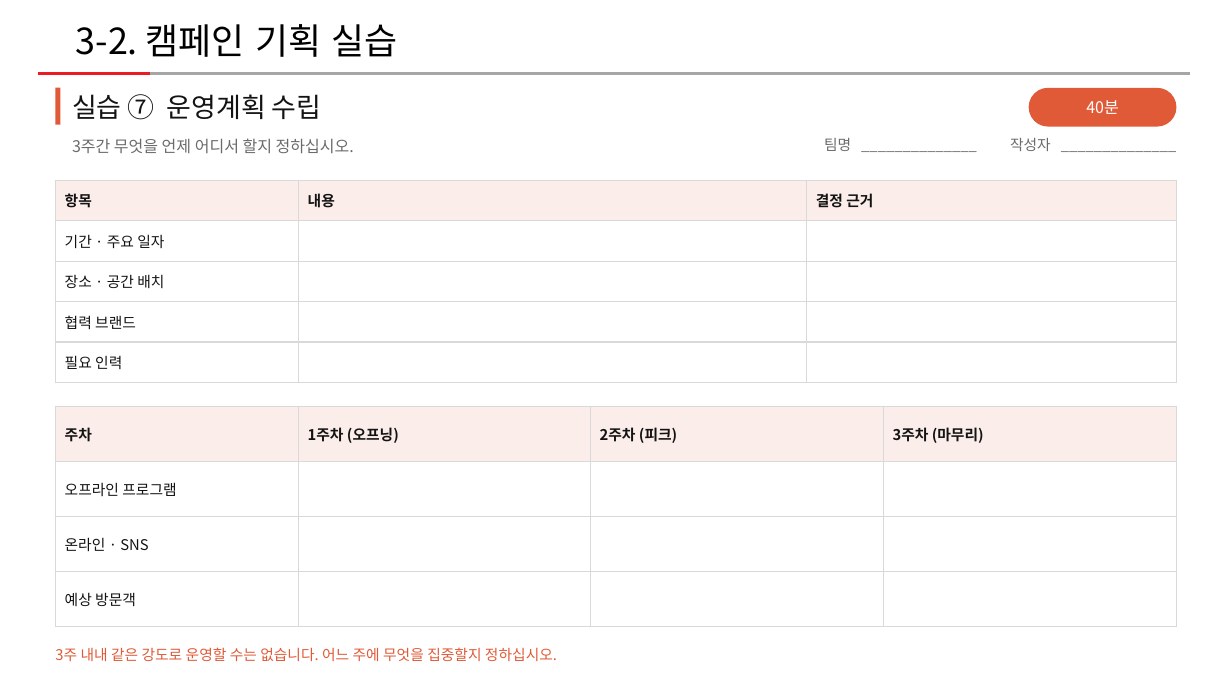
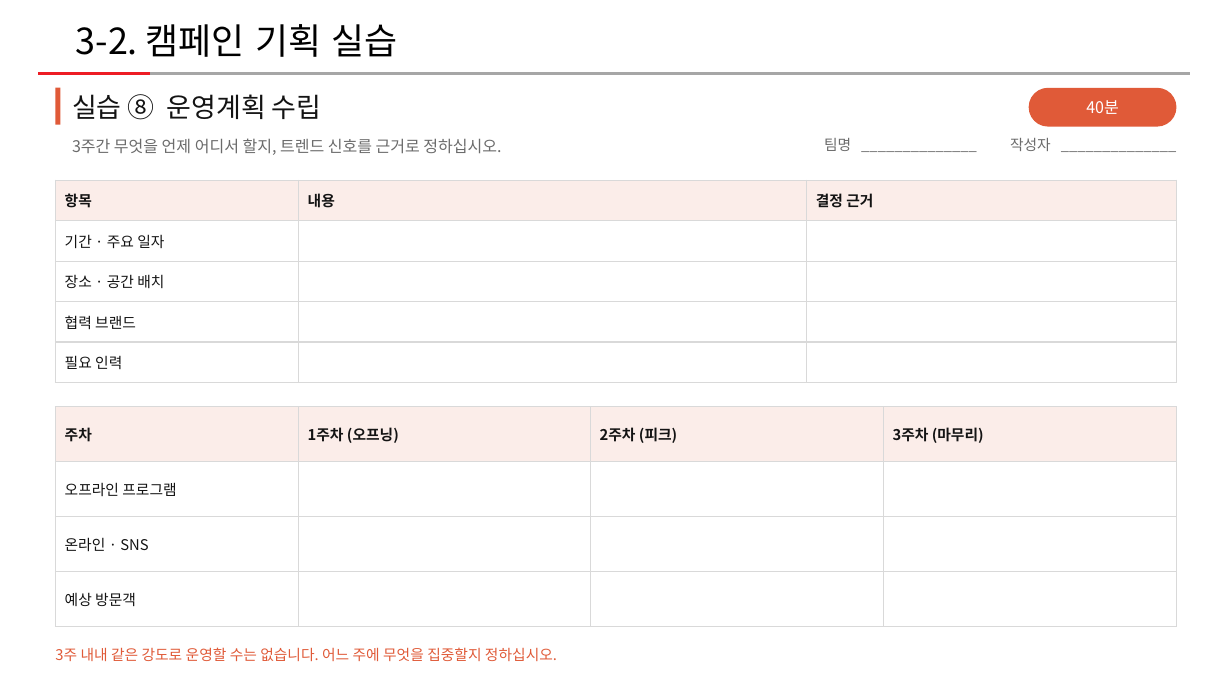
Before and after one commit to edupang79-crypto/alkom-marketing-game, a slide deck: slide 8 of templates/worksheet-3-2.pptx (slide 7 before the commit). Drawn at 1232x693 pixels with LibreOffice and Linux fonts; fonts in the diff are those of the drawing. Boxes give left, top, right and bottom in pixels: in the first picture for what was removed or moved away, otherwise in the second. Text is boxed around its words. In the diff, an @@ line names an element or a change of style, - is before the commit and + after.

```diff
--- a/templates/worksheet-3-2.pptx
+++ b/templates/worksheet-3-2.pptx
@@ text at (72, 94, 322, 120): text changed @@
-실습 ⑦ 운영계획 수립
+실습 ⑧ 운영계획 수립
@@ text at (72, 138, 501, 155): text changed @@
-3주간 무엇을 언제 어디서 할지 정하십시오.
+3주간 무엇을 언제 어디서 할지, 트렌드 신호를 근거로 정하십시오.
```
Also in this commit, not shown: 10 other slides changed, 1 slide added, 9 other files.
